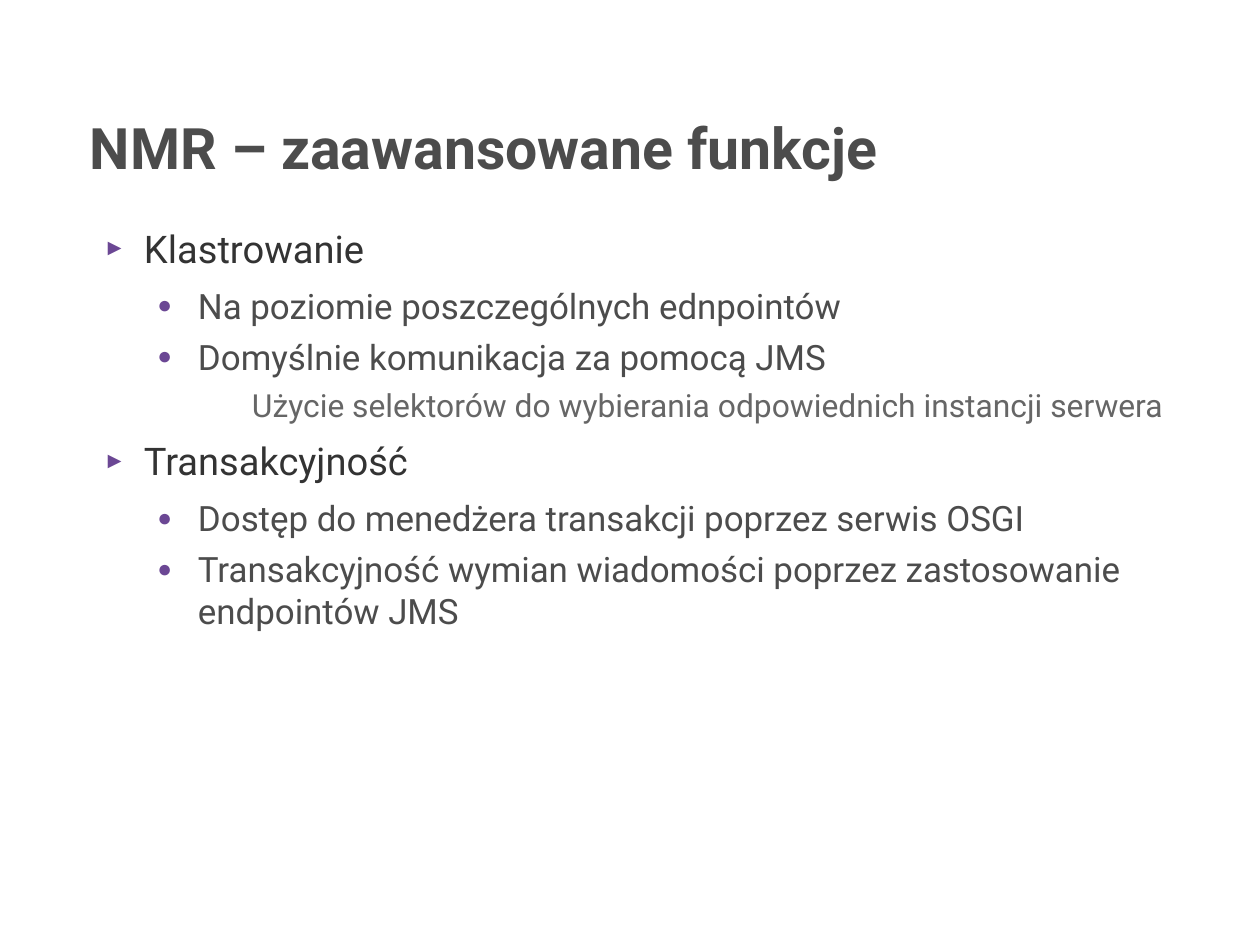
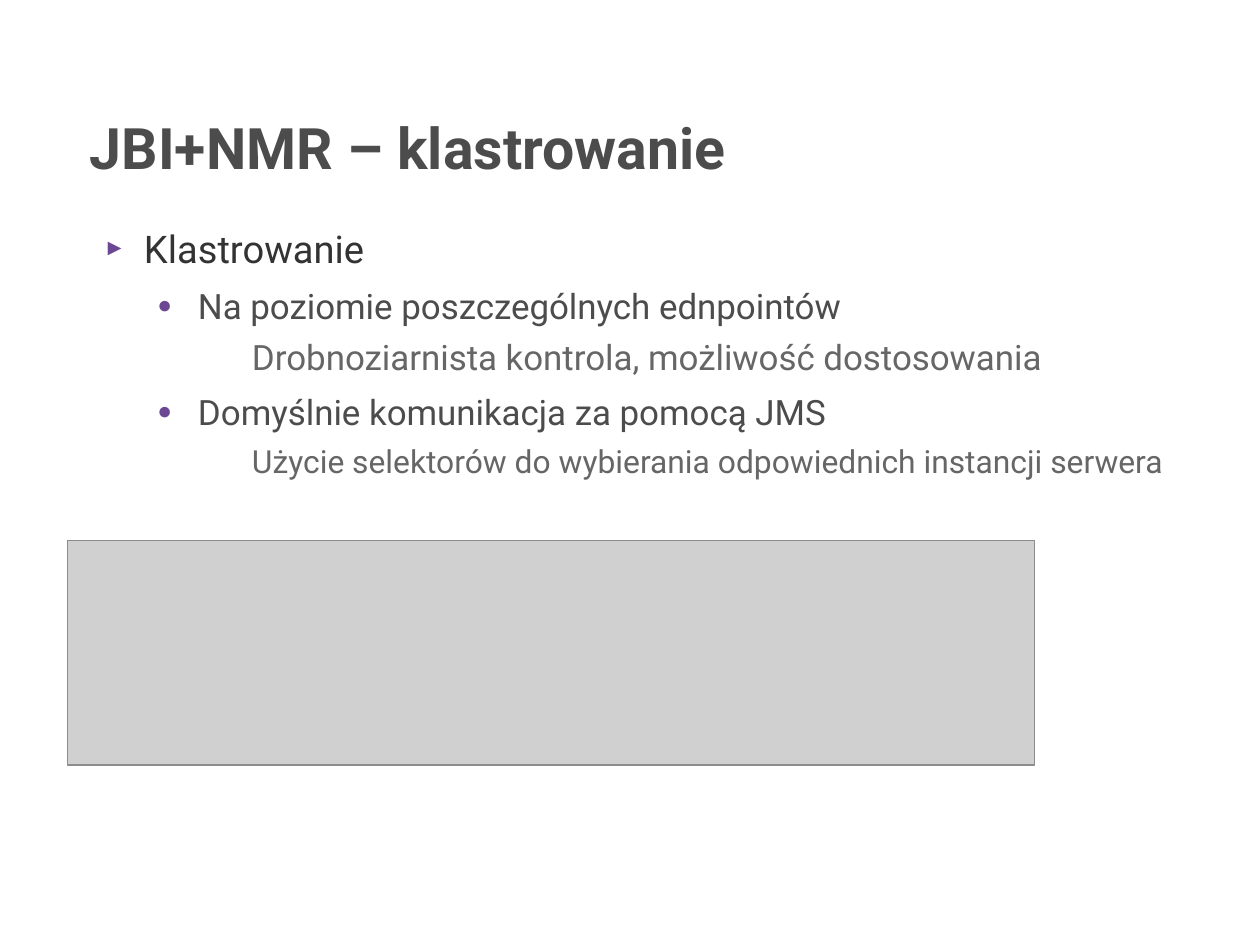
Before and after one commit to rafalrusin/ode-smx-jug, a slide deck: slide 12 of smx.odp (slide 10 before the commit). Drawn at 1260x945 pixels with LibreOffice and Linux fonts; fonts in the diff are those of the drawing; grey boxes stand for pictures; background and template pictures are left out. Boxes give left, top, right and bottom in pixels: in the first picture for what was removed or moved away, otherwise in the second. Text is boxed around its words. In the diff, an @@ line names an element or a change of style, - is before the commit and + after.

```diff
--- a/smx.odp
+++ b/smx.odp
@@ title at [90,126,725,170]: text changed @@
-NMR – zaawansowane funkcje
+JBI+NMR – klastrowanie
@@ text at [252,344,1041,375]: paragraph added @@
+    − Drobnoziarnista kontrola, możliwość dostosowania
@@ text at [144,446,1120,631]: paragraphs removed @@
-► Transakcyjność
-  ● Dostęp do menedżera transakcji poprzez serwis OSGI
-  ● Transakcyjność wymian wiadomości poprzez zastosowanie endpointów JMS
@@ picture added at [67,541,1035,766] @@
```
Also in this commit, not shown: 8 other slides changed, 1 slide added, 6 other files.
